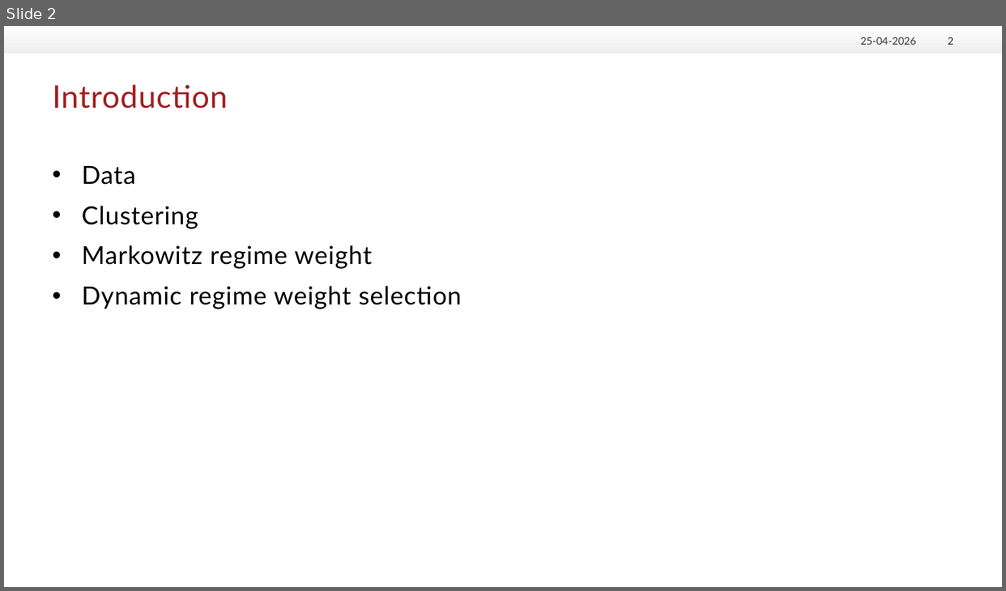
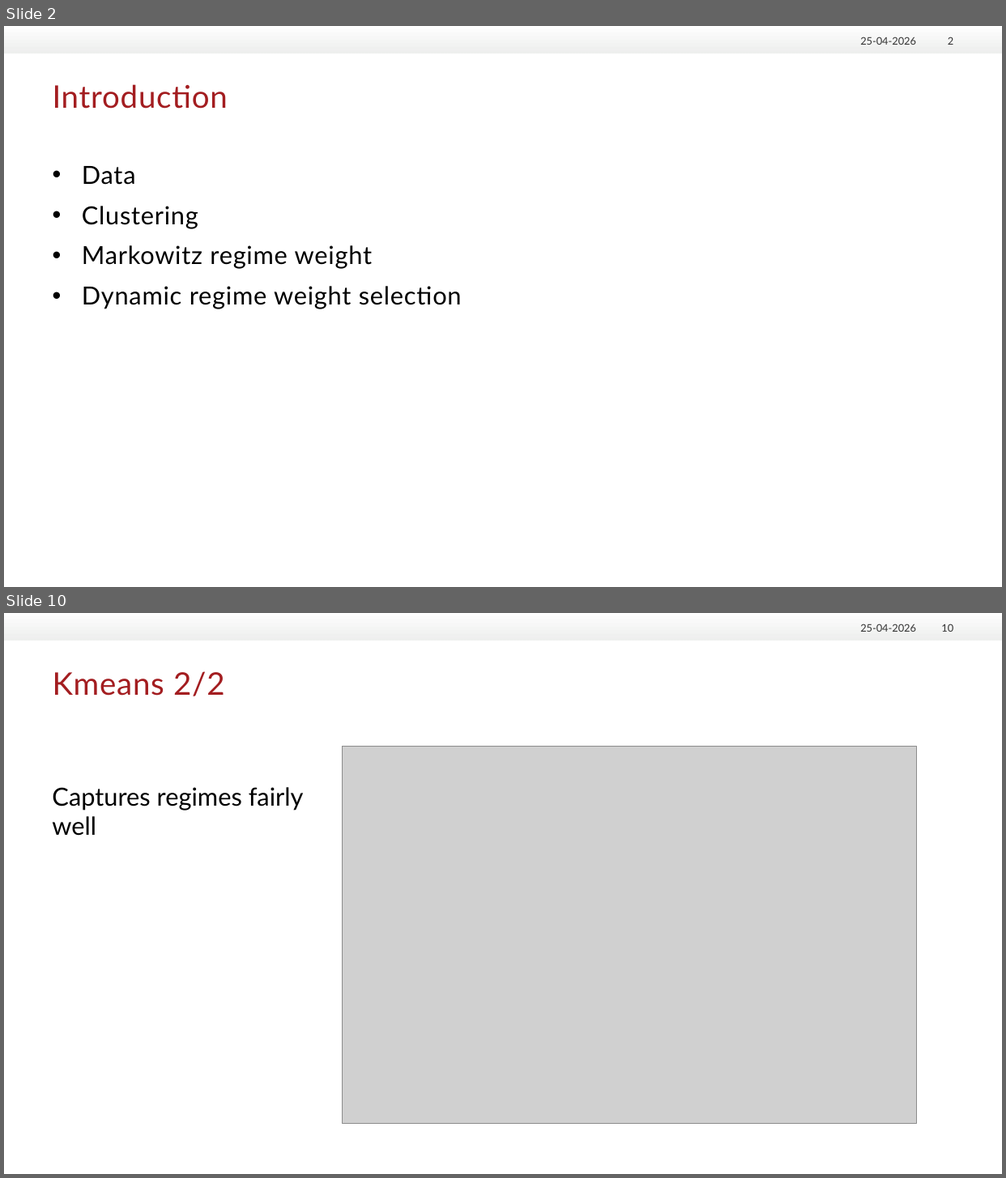
Before and after one commit to Dausekongen/Seminar, a slide deck: Præsentation3.pptx. Shown one above the other, each under a label of ours: slide 2 before the commit, slides 2 and 10 after it; the slides between them are not shown. The pictures are 1006x591 and 1006x1178 pixels, drawn with LibreOffice and Linux fonts; fonts in the diff are those of the drawing; grey boxes stand for pictures; background and template pictures are left out. Boxes give left, top, right and bottom in pixels: in the first picture for what was removed or moved away, otherwise in the second. Text is boxed around its words. In the diff, an @@ line names an element or a change of style, - is before the commit and + after.

```diff
--- a/Præsentation3.pptx
+++ b/Præsentation3.pptx
@@ slide 10 added at (4, 613, 1002, 1174), background #FFFFFF; not listed: 1 template element that a slide beside it also shows @@
@@ text added at (860, 624, 916, 632), 10 pt, text #333333 @@
+25-04-2026
@@ page number added at (941, 624, 953, 632), 10 pt, text #333333 @@
+10
@@ title added at (53, 671, 224, 696), 30 pt, text #A31D20 @@
+Kmeans 2/2
@@ picture added at (343, 747, 917, 1123) @@
@@ text added at (52, 787, 304, 836), 24 pt, text #000000 @@
+Captures regimes fairly
+well
```
Also in this commit, not shown: 1 slide changed, 8 other slides added, 3 other files.
